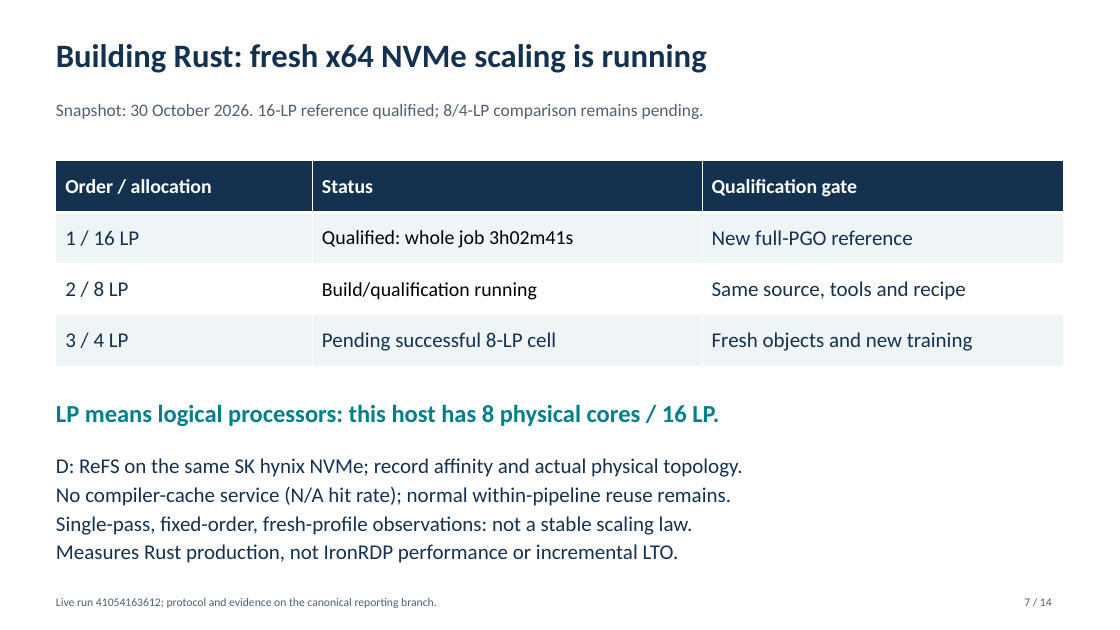
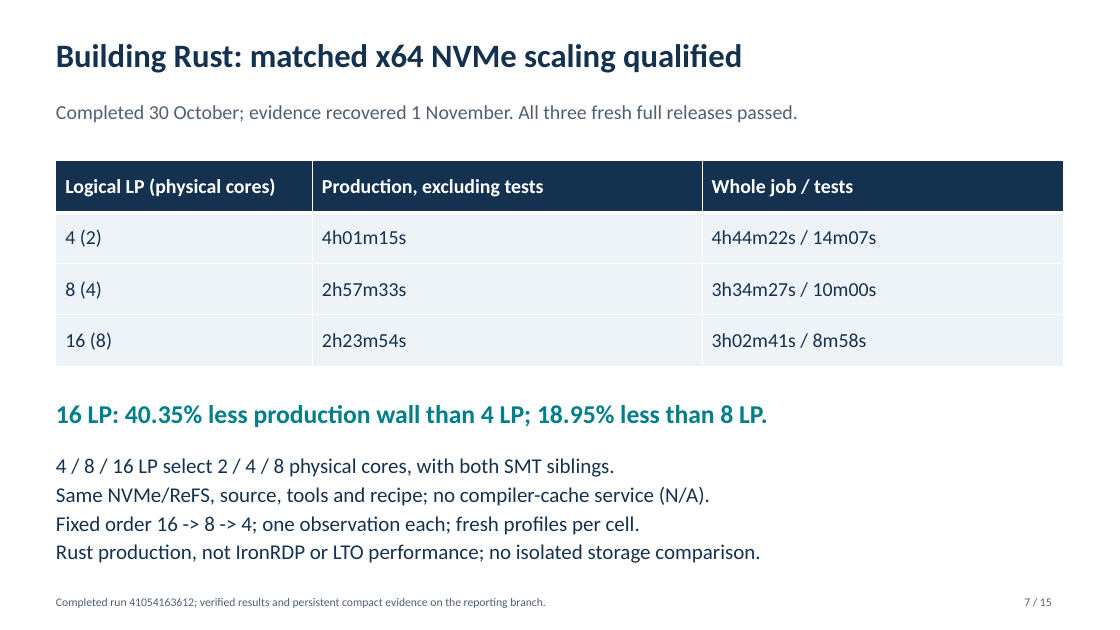
Before and after one commit to marcpems/IronRDP-ci-benchmark, a slide deck: slide 7 of ci-benchmark/matched-release/Rust-Optimization-Summary-Published.pptx. Drawn at 1120x630 pixels with LibreOffice and Linux fonts; fonts in the diff are those of the drawing. Boxes give left, top, right and bottom in pixels: in the first picture for what was removed or moved away, otherwise in the second. Text is boxed around its words. In the diff, an @@ line names an element or a change of style, - is before the commit and + after.

```diff
--- a/ci-benchmark/matched-release/Rust-Optimization-Summary-Published.pptx
+++ b/ci-benchmark/matched-release/Rust-Optimization-Summary-Published.pptx
@@ text at box(56, 44, 742, 73): text changed @@
-Building Rust: fresh x64 NVMe scaling is running
+Building Rust: matched x64 NVMe scaling qualified
@@ text at box(56, 105, 798, 122): text changed; size 15 to 17 pt @@
-Snapshot: 30 October 2026. 16-LP reference qualified; 8/4-LP comparison remains pending.
+Completed 30 October; evidence recovered 1 November. All three fresh full releases passed.
@@ table at box(56, 161, 1065, 366) @@
-row 1: Order / allocation | Status | Qualification gate
+row 1: Logical LP (physical cores) | Production, excluding tests | Whole job / tests
-row 2: 1 / 16 LP | Qualified: whole job 3h02m41s | New full-PGO reference
+row 2: 4 (2) | 4h01m15s | 4h44m22s / 14m07s
-row 3: 2 / 8 LP | Build/qualification running | Same source, tools and recipe
+row 3: 8 (4) | 2h57m33s | 3h34m27s / 10m00s
-row 4: 3 / 4 LP | Pending successful 8-LP cell | Fresh objects and new training
+row 4: 16 (8) | 2h23m54s | 3h02m41s / 8m58s
@@ fill #EFF4F7 to #EEF3F8 in 6 cells @@
@@ fill #FFFFFF to #EEF3F8 in row 3 @@
@@ text at box(56, 405, 767, 427): text changed; size 21 to 22 pt @@
-LP means logical processors: this host has 8 physical cores / 16 LP.
+16 LP: 40.35% less production wall than 4 LP; 18.95% less than 8 LP.
@@ text at box(56, 458, 760, 563): text changed @@
-D: ReFS on the same SK hynix NVMe; record affinity and actual physical topology.
-No compiler-cache service (N/A hit rate); normal within-pipeline reuse remains.
-Single-pass, fixed-order, fresh-profile observations: not a stable scaling law.
-Measures Rust production, not IronRDP performance or incremental LTO.
+4 / 8 / 16 LP select 2 / 4 / 8 physical cores, with both SMT siblings.
+Same NVMe/ReFS, source, tools and recipe; no compiler-cache service (N/A).
+Fixed order 16 -> 8 -> 4; one observation each; fresh profiles per cell.
+Rust production, not IronRDP or LTO performance; no isolated storage comparison.
@@ text at box(56, 598, 546, 608): text changed @@
-Live run 41054163612; protocol and evidence on the canonical reporting branch.
+Completed run 41054163612; verified results and persistent compact evidence on the reporting branch.
@@ text at box(1024, 598, 1052, 606): text changed @@
-7 / 14
+7 / 15
```
Also in this commit, not shown: 13 other slides changed, 1 slide added, 7 other files.
